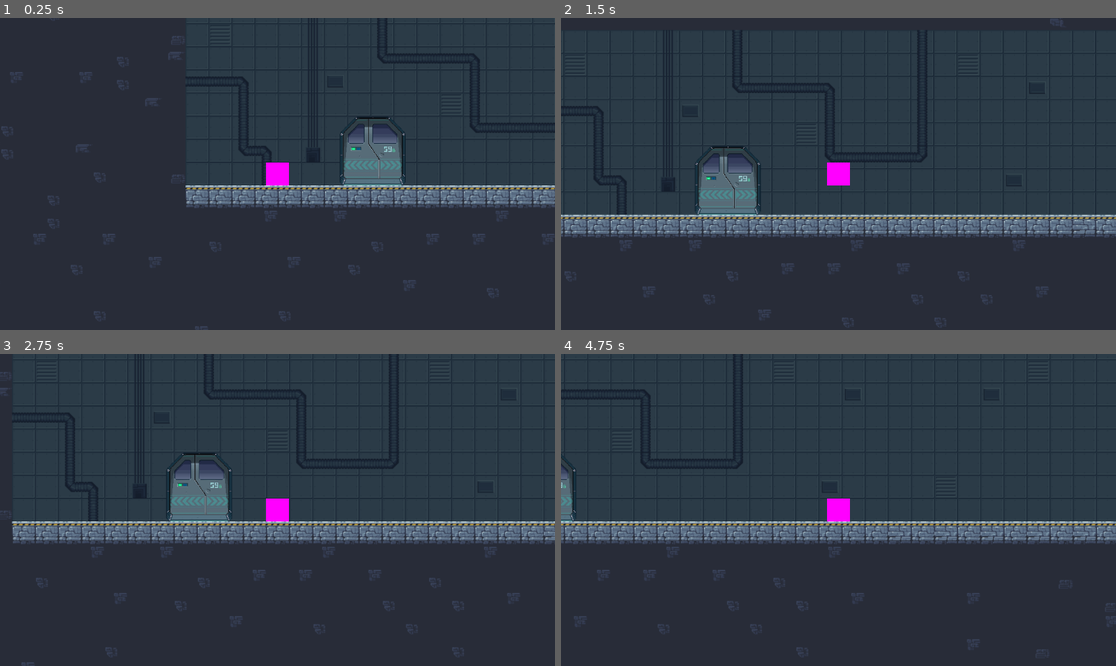
Above: before the commit, frames 1-4 (two rows, left to right).
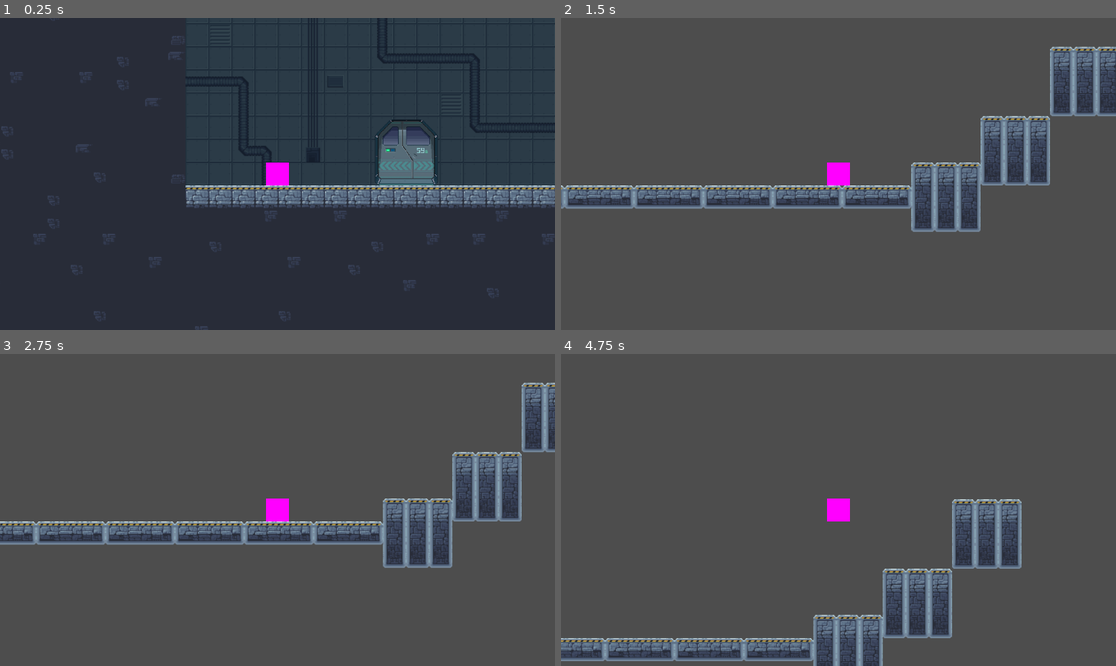
Above: after the commit, the same moments.

Repository: F-Yuksel/I2VGM-assignment3
Game: Godot game, scene res://Scenes/Levels/reactor/reactor_hallway.tscn
Same seed, same stepped clock (60 frames per second), same inputs: the game is played once before the commit and once after it.
Inputs:
- Up to frame 1 (0.25 s): no input
- Up to frame 2 (1.5 s): tap Enter at 0.5 s; hold E (Interact) 0.53-1.28 s; hold D (Right) from 0.53 s (still down); tap Space (Jump) at 0.77 s; tap E (Interact) at 1.35 s
- Up to frame 3 (2.75 s): tap Space (Jump) at 1.52 s; release D (Right) at 2.03 s; hold A (Left) from 2.03 s (still down); hold E (Interact) from 2.03 s (still down)
- Up to frame 4 (4.75 s): release A (Left) at 2.78 s; release E (Interact) at 2.78 s; hold D (Right) 2.78-4.28 s; tap E (Interact) at 2.85, 4.35 s; tap Space (Jump) at 3.02, 3.77, 4.52 s; hold E (Interact) 3.53-4.28 s; hold A (Left) from 4.28 s (still down)

The runs differ from the first frame. In frame 1, 2.2% of the frame differs, in the area x 61-79%, y 31-54%; in frame 2, 94%; in frame 3, 94%; in frame 4, 96%, in the area x 0-100%, y 0-100%.

Commit message:
door implemented

Diff:
--- a/itvgm-a3/Scenes/Levels/reactor/reactor_hallway.tscn
+++ b/itvgm-a3/Scenes/Levels/reactor/reactor_hallway.tscn
@@ -1,8 +1,11 @@
-[gd_scene load_steps=8 format=4 uid="uid://dy48isccya80f"]
+[gd_scene load_steps=12 format=4 uid="uid://dy48isccya80f"]
 
 [ext_resource type="Texture2D" uid="uid://ddbfekpeprw36" path="res://Imports/Foozle_2DT0001_Science_Fiction_Lab_TilesetDecorTraps/Foozle_2DT0001_Science_Fiction_Labs_Tileset/Tileset/level_tileset.png" id="1_8v6ov"]
 [ext_resource type="PackedScene" uid="uid://xsors4k2rgg7" path="res://Scenes/player.tscn" id="2_dniw1"]
-[ext_resource type="Texture2D" uid="uid://cxixc4scd4b3e" path="res://Imports/doortiles/door.png" id="3_o5ala"]
+[ext_resource type="PackedScene" uid="uid://baf40q0dccvxc" path="res://Scenes/Levels/test_scene.tscn" id="3_3wvdw"]
+[ext_resource type="Texture2D" uid="uid://cxixc4scd4b3e" path="res://Imports/doortiles/door.png" id="3_5f0ud"]
+[ext_resource type="Script" path="res://Scripts/door/doorShell.gd" id="4_op2op"]
+[ext_resource type="Script" path="res://Scripts/door/door.gd" id="5_a38tg"]
 
 [sub_resource type="TileSetAtlasSource" id="TileSetAtlasSource_oriai"]
 texture = ExtResource("1_8v6ov")
@@ -95,6 +98,9 @@
 [sub_resource type="RectangleShape2D" id="RectangleShape2D_fv5jo"]
 size = Vector2(187, 432)
 
+[sub_resource type="RectangleShape2D" id="RectangleShape2D_uffjx"]
+size = Vector2(360.945, 394.032)
+
 [node name="ReactorHallway" type="Node2D"]
 
 [node name="TileMapLayer" type="TileMapLayer" parent="."]
@@ -116,12 +122,23 @@
 shape = SubResource("RectangleShape2D_fv5jo")
 
 [node name="Door" type="Sprite2D" parent="."]
-position = Vector2(131.013, -81)
-scale = Vector2(0.256544, 0.256544)
-texture = ExtResource("3_o5ala")
+position = Vector2(177.529, -79.25)
+scale = Vector2(0.244764, 0.244764)
+texture = ExtResource("3_5f0ud")
+script = ExtResource("4_op2op")
+scene = ExtResource("3_3wvdw")
+
+[node name="door" type="Area2D" parent="Door"]
+script = ExtResource("5_a38tg")
+
+[node name="doorCollision" type="CollisionShape2D" parent="Door/door"]
+shape = SubResource("RectangleShape2D_uffjx")
 
 [node name="Player" parent="." instance=ExtResource("2_dniw1")]
 position = Vector2(-1, -69)
 
 [node name="Camera2D" type="Camera2D" parent="Player"]
 zoom = Vector2(1.5, 1.5)
+
+[connection signal="body_entered" from="Door/door" to="Door/door" method="_on_body_entered"]
+[connection signal="body_exited" from="Door/door" to="Door/door" method="_on_body_exited"]
--- /dev/null
+++ b/itvgm-a3/Scripts/door/door.gd
@@ -0,0 +1,23 @@
+extends Area2D
+
+var nextScene: PackedScene
+var playerName: String = "Player"
+var inDoorway: bool
+
+# Called when the node enters the scene tree for the first time.
+func _ready() -> void:
+	inDoorway = false
+
+# Called every frame. 'delta' is the elapsed time since the previous frame.
+func _process(delta: float) -> void:
+	if Input.is_action_pressed("Interact") and inDoorway:
+		if nextScene:
+			get_tree().change_scene_to_packed(nextScene)
+
+func _on_body_entered(body):
+	if playerName == body.name:
+		inDoorway = true
+
+func _on_body_exited(body):
+	if playerName == body.name:
+		inDoorway = false
--- /dev/null
+++ b/itvgm-a3/Scripts/door/doorShell.gd
@@ -0,0 +1,12 @@
+extends Sprite2D
+
+@export var scene: PackedScene
+
+# Called when the node enters the scene tree for the first time.
+func _ready() -> void:
+	if scene:
+		$door.nextScene = scene
+
+# Called every frame. 'delta' is the elapsed time since the previous frame.
+func _process(delta: float) -> void:
+	pass
